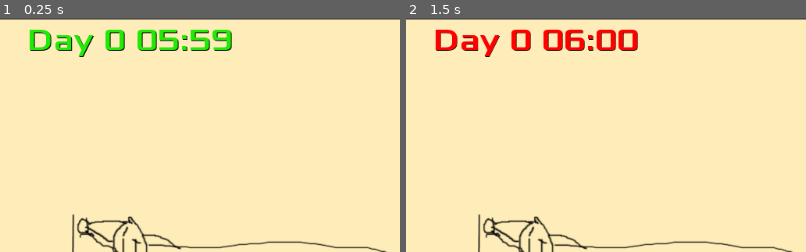
Above: before the commit, frames 1-2 (left to right).
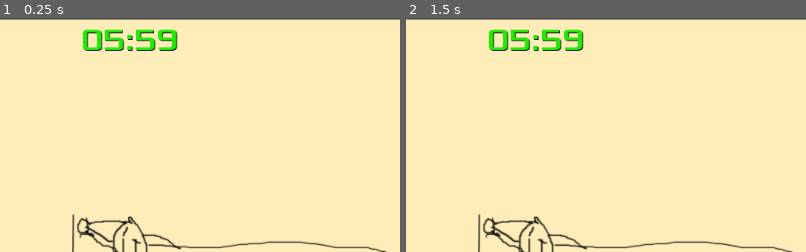
Above: after the commit, the same moments.

Repository: Verslapper/sleepinin
Game: Godot game, scene res://Main.tscn
The game is run twice, just before and just after one commit, with the same random seed, the same clock (stepped at 60 frames per second) and the same inputs.
Inputs:
- Up to frame 1 (0.25 s): no input
- Up to frame 2 (1.5 s): tap Enter (ui_accept) at 0.5, 0.6, 0.77, 1.07, 1.25, 1.35 s
The pictures show only the part of the screen within x 0-50%, y 0-50%; the shares and areas given below are measured in that part.

The runs differ from the first frame. In frame 1, 2.6% of the frame differs, in the area x 7-58%, y 4-17%; in frame 2, 3.1%.

Commit message:
Game now functions as a cookie clicker style game until I put in levels (aka mini games) Music and sound effects are in place Next step is allowing the player to end and restart the game, with enough plot that there's a sense of scoring to quitting at different times

Diff:
--- a/project/Main.gd
+++ b/project/Main.gd
@@ -4,6 +4,7 @@
 var day
 var hour
 var minute
+var streamPlayer
 
 func _ready():
 	# setup keypress
@@ -12,22 +13,24 @@
 	day = 0
 	hour = 5
 	minute = 59
+	streamPlayer = AudioStreamPlayer.new()
+	self.add_child(streamPlayer)
+	streamPlayer.stream = load("res://assets/sleepin-bass.ogg")
+	streamPlayer.play()
 	refreshHUD()
-	intro()
-	pass
-
-func _process(delta):
-	pass
+	$Timer.start()
 
 func _input(event):
 	if Input.is_action_just_released("ui_accept"): # Space or enter
 		stopAlarm()
 
-func intro():
-	# Play intro music
+func _on_Timer_timeout():
 	addMinute()
-	# Play alarm to interrupt
-	startAlarm()
+	$Timer.stop()
+	if (minute % 10 == 0):
+		startAlarm()
+	else:
+		$Timer.start()
 
 # TODO: This will need to be addMinutes(int minutesToAdd) eventually
 func addMinute():
@@ -39,20 +42,28 @@
 	if (hour == 24):
 		day = day + 1
 		hour = 0
+	refreshHUD()
 
 func startAlarm():
-	$HUD/Label.add_color_override("font_color", Color("23eb07"))
+	$HUD/Label.add_color_override("font_color", Color(255,0,0,1))
+	streamPlayer.stream = load("res://assets/ding.ogg")
+	streamPlayer.play()
 	pass
 
 func stopAlarm():
 	#reset to green hex colour
-	$HUD/Label.add_color_override("font_color", Color(255,0,0,1))
+	$HUD/Label.add_color_override("font_color", Color("23eb07"))
 	refreshHUD()
+	streamPlayer.stop()
+	$Timer.start()
 	# This is how you switch levels
 	#get_tree().change_scene("Level1.tscn")
 
 func refreshHUD():
-	$HUD/Label.set_text("Day " + str(day) + " " + paddedTo2Digits(hour) + ":" + paddedTo2Digits(minute))
+	var dayText = ""
+	if (day > 0):
+		dayText = "Day " + str(day) + " "
+	$HUD/Label.set_text(dayText + paddedTo2Digits(hour) + ":" + paddedTo2Digits(minute))
 
 func paddedTo2Digits(time):
 	var padded
--- a/project/Main.tscn
+++ b/project/Main.tscn
@@ -11,3 +11,12 @@
 [node name="Intro" parent="." index="0" instance=ExtResource( 2 )]
 
 [node name="HUD" parent="." index="1" instance=ExtResource( 3 )]
+
+[node name="Timer" type="Timer" parent="." index="2"]
+
+process_mode = 1
+wait_time = 20.0
+one_shot = false
+autostart = true
+
+[connection signal="timeout" from="Timer" to="." method="_on_Timer_timeout"]
Not shown, added: project/assets/ding.ogg.import
Not shown, added: project/assets/ding.wav.import
Not shown, added: project/assets/sleepin-bass.ogg.import
Not shown, added: project/assets/sleepin-bass.wav.import
Not shown, added: project/assets/ding.ogg
Not shown, added: project/assets/ding.wav
Not shown, added: project/assets/sleepin-bass.ogg
Not shown, added: project/assets/sleepin-bass.wav
Not shown, added: sleepin-bass.aup
Not shown, added: sleepin-bass_data/e00/d00/e0000162.au
Not shown, added: sleepin-bass_data/e00/d00/e0000283.au
Not shown, added: sleepin-bass_data/e00/d00/e000039e.au
(and 25 more such lines)
